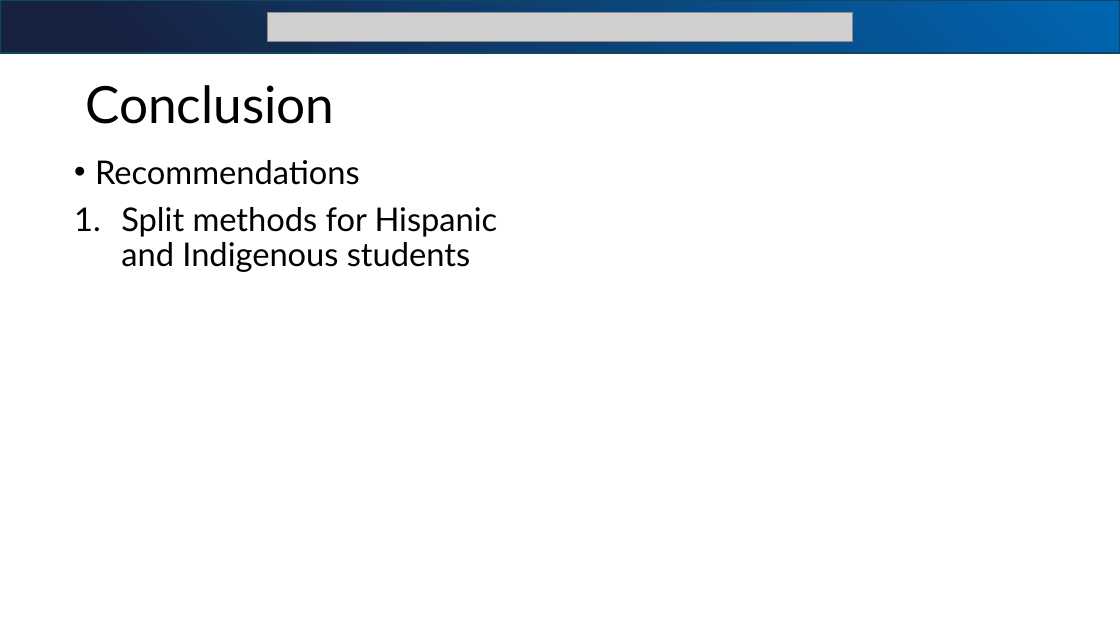
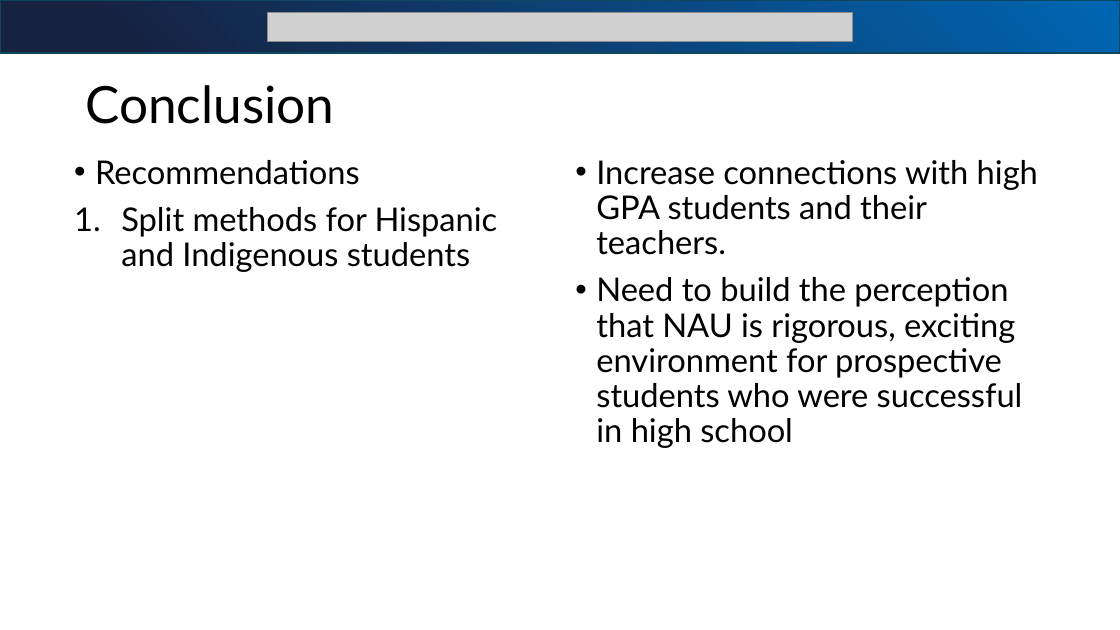
Before and after one commit to bjjefferies/bia_sr_sem_presentation, a slide deck: slide 13 of BIA_SEM_Presentation1.pptx. Drawn at 1120x630 pixels with LibreOffice and Linux fonts; fonts in the diff are those of the drawing; grey boxes stand for pictures. Boxes give left, top, right and bottom in pixels: in the first picture for what was removed or moved away, otherwise in the second. Text is boxed around its words. In the diff, an @@ line names an element or a change of style, - is before the commit and + after.

```diff
--- a/BIA_SEM_Presentation1.pptx
+++ b/BIA_SEM_Presentation1.pptx
@@ text added at (596, 160, 1038, 448), 28 pt, text #000000 @@
+• Increase connections with high GPA students and their teachers.
+• Need to build the perception that NAU is rigorous, exciting environment for prospective students who were successful in high school
```
Also in this commit, not shown: 1 other slide changed, 4 other files.
